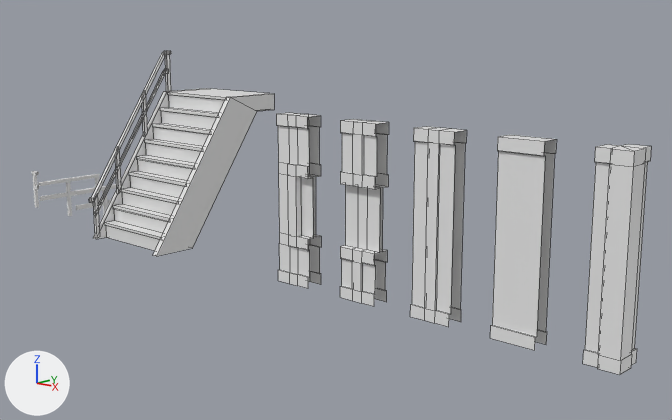
Before and after pictures for a commit that changed the Blender file Modelos_Blender/Ficheros_Blend/pared.blend.
Before and after are seen from a 50 mm lens placed at (17.1, -15.2, 6.3), pointed at (1.2, 2.2, 1.3). Arrows for +X, +Y and +Z are at lower left; the lights stay in place. Mesh edges are drawn as thin lines on the coarser meshes.

In view in the first picture: 'Escalera', 'Pared_Base', 'Pared_Esquina_3', 'Pared_Soportado', 'Pared_Ventana_Centro', 'Pared_Ventana_Costado'.
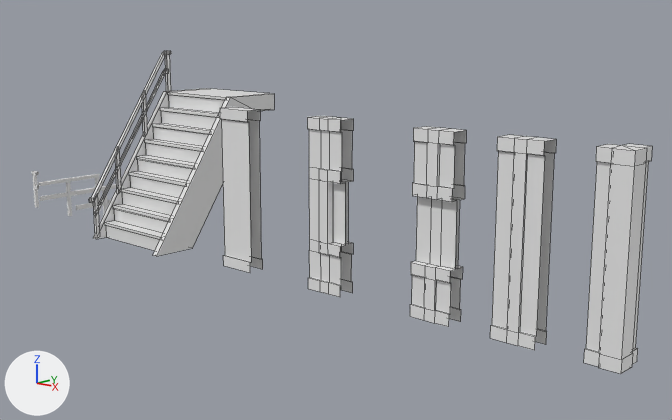
The change in detail:
me_cube_020 has 104 vertices, 77 faces and spans x -0.51..0.49, y -0.22..0.22, z 0.0..4.0.
me_cube_020 is used by ob_pared_ventana_costado; location (2.0, 0.0, 0.0).
Verts and faces of me_cube_020; kept vertices keep their numbers, new ones are numbered from 104.
Before the commit, vertices of me_cube_020: 38 (0.13, 0.21, 0.27) at pixel (309, 271), 39 (-0.14, 0.21, 0.27), 42 (-0.14, -0.21, 0.27) at pixel (289, 272), 43 (0.13, -0.21, 0.27) at pixel (297, 274), 44 (-0.14, -0.21, 0.0) at pixel (289, 283).
Before the commit, vertices of me_cube_020: 45 (0.13, -0.21, 0.0) at pixel (297, 285), 46 (0.13, 0.21, 0.0) at pixel (309, 281), 47 (-0.14, 0.21, 0.0).
Part 1, on me_cube_020:
Faces deleted: (38, 46, 47, 39), (42, 44, 45, 43).
New vertex 104 is at (0.0, -0.21, 0.0), pixel (323, 292).
New vertex 105 is at (0.0, 0.21, 0.0).
New faces: (38, 46, 105, 47, 39), (42, 44, 104, 45, 43).
Object 'Pared_Base' (ob_pared_base) moves from (8.01, 0.0, 0.0) to (-0.01, 0.0, 0.0).
Object 'Pared_Soportado' (ob_pared_soportado) moves from (6.01, 0.0, 0.0) to (7.99, 0.0, 0.0).
Object 'Pared_Ventana_Centro' (ob_pared_ventana_centro) moves from (4.0, 0.0, 0.0) to (5.99, 0.0, 0.0).
Object 'Pared_Ventana_Costado' (ob_pared_ventana_costado) moves from (2.0, 0.0, 0.0) to (2.99, 0.0, 0.0).
Object 'Pared_Esquina_3' (ob_pared_esquina_3) moves from (10.01, 0.0, 0.0) to (9.99, 0.0, 0.0).

Location of each change, [x1, y1, x2, y2] in pixels of the pictures (672 x 420 px; the box of a moved part takes in the faces that stretch with it):
'Pared_Soportado', moved: before [410, 126, 467, 327]; after [490, 135, 556, 350]
'Pared_Base', moved: before [490, 135, 557, 350]; after [220, 107, 263, 273]
'Pared_Ventana_Centro', moved: before [340, 119, 389, 306]; after [410, 126, 466, 327]
'Pared_Ventana_Costado', reshaped, moved: before [276, 112, 321, 288]; after [307, 116, 353, 297]
'Pared_Esquina_3', moved: before [583, 144, 651, 375]; after [584, 144, 652, 374]
part 1 of me_cube_020, moved or reshaped: before [289, 273, 310, 286]; after [320, 281, 341, 294]
